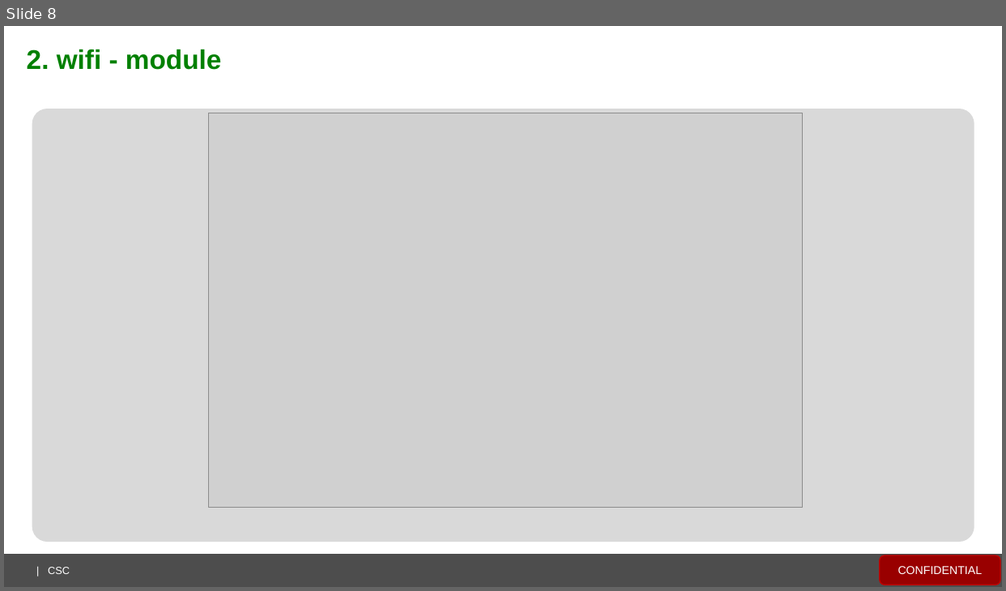
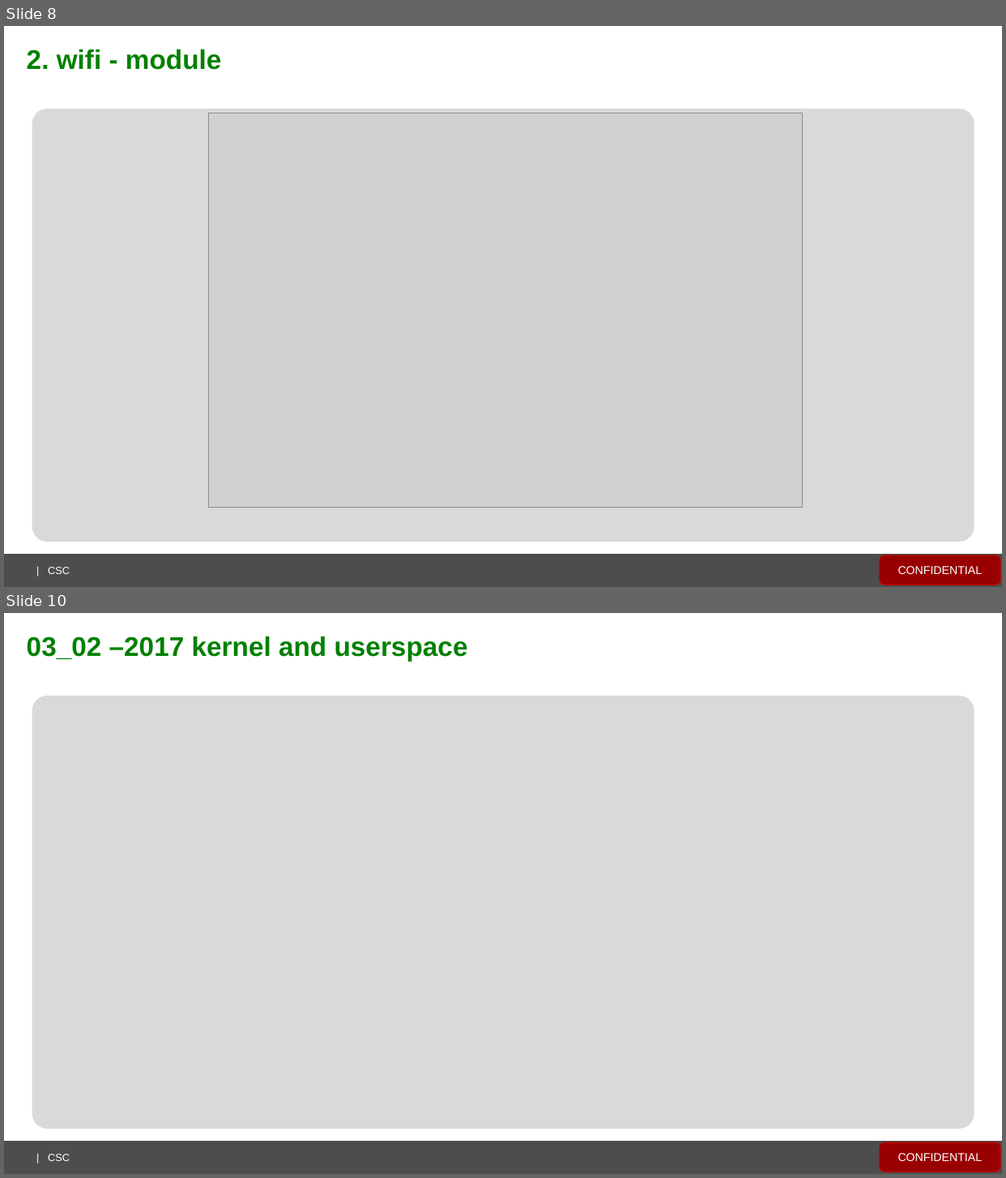
Before and after one commit to spartacus429496/everyday_note, a slide deck: everyday_note.pptx. Shown one above the other, each under a label of ours: slide 8 before the commit, slides 8 and 10 after it; the slides between them are not shown. The pictures are 1006x591 and 1006x1178 pixels, drawn with LibreOffice and Linux fonts; fonts in the diff are those of the drawing; grey boxes stand for pictures; background and template pictures are left out. Boxes give left, top, right and bottom in pixels: in the first picture for what was removed or moved away, otherwise in the second. Text is boxed around its words. In the diff, an @@ line names an element or a change of style, - is before the commit and + after.

```diff
--- a/everyday_note.pptx
+++ b/everyday_note.pptx
@@ slide 10 added at (4, 613, 1002, 1174), background #FFFFFF; not listed: 4 template elements that a slide beside it also shows @@
@@ text added at (27, 636, 468, 662), 26 pt, text #008000, bold @@
+03_02 –2017 kernel and userspace
```
Also in this commit, not shown: 10 slides changed, 3 other slides added, 3 slides removed.
